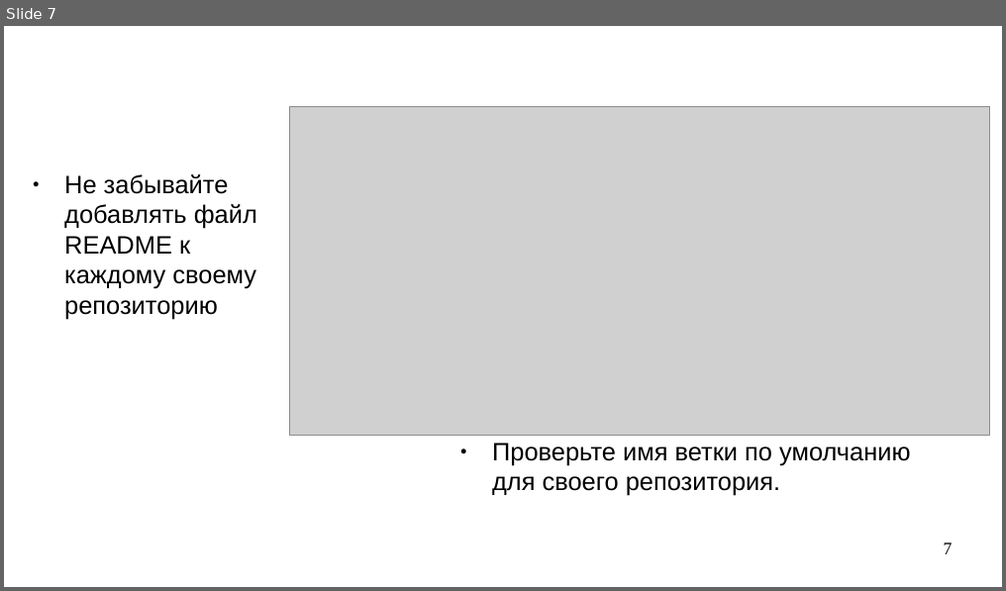
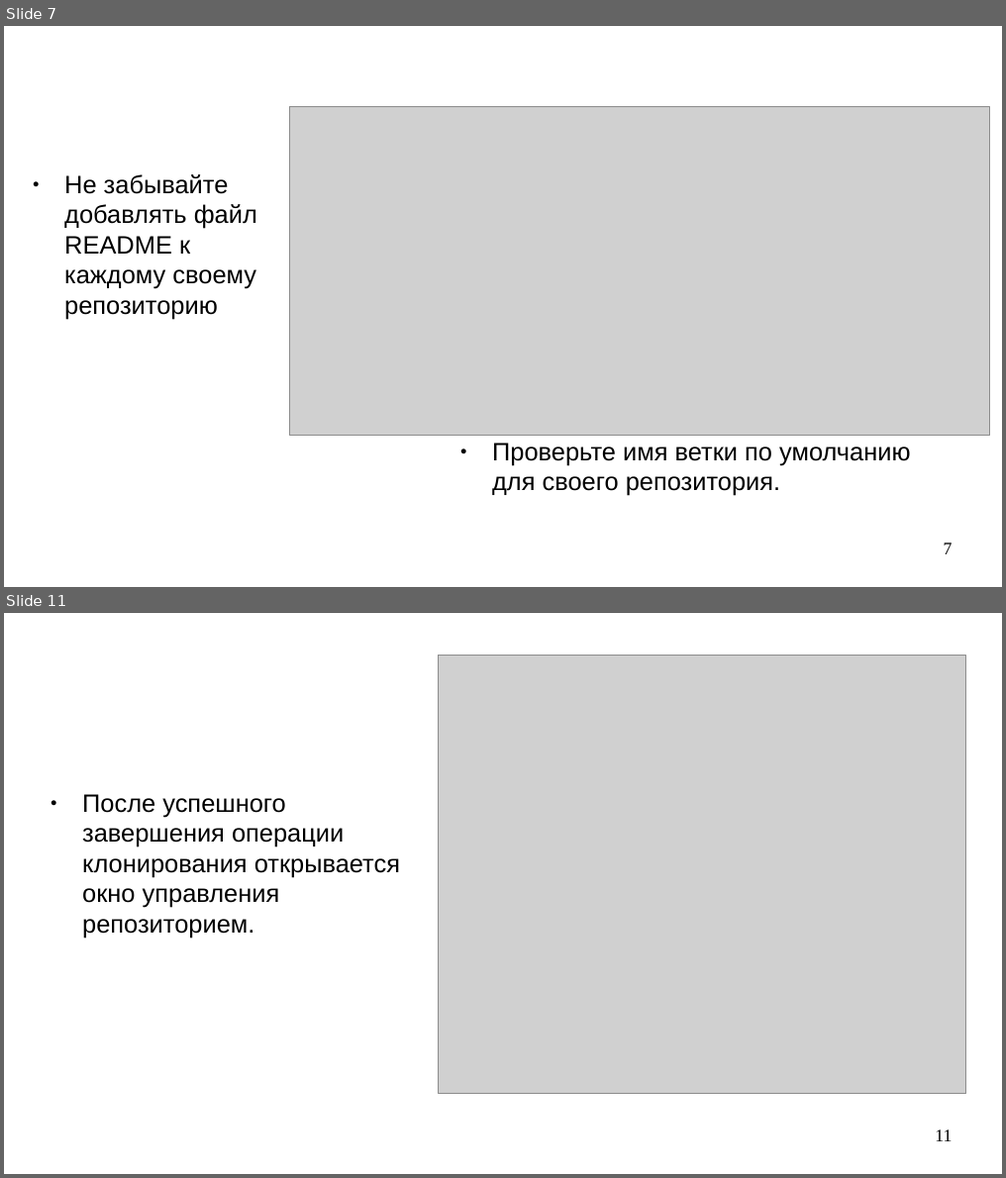
Before and after one commit to steelcraft/stud-lab, a slide deck: Практические занятия/Работа с Git.odp. Shown one above the other, each under a label of ours: slide 7 before the commit, slides 7 and 11 after it; the slides between them are not shown. The pictures are 1006x591 and 1006x1178 pixels, drawn with LibreOffice and Linux fonts; fonts in the diff are those of the drawing; grey boxes stand for pictures. Boxes give left, top, right and bottom in pixels: in the first picture for what was removed or moved away, otherwise in the second. Text is boxed around its words. In the diff, an @@ line names an element or a change of style, - is before the commit and + after.

```diff
--- a/Практические занятия/Работа с Git.odp
+++ b/Практические занятия/Работа с Git.odp
@@ slide 11 added at box(4, 613, 1002, 1174), background #FFFFFF @@
@@ picture added at box(439, 656, 966, 1095) @@
@@ text added at box(82, 794, 400, 938), 20 pt, text #000000 @@
+● После успешного завершения операции клонирования открывается окно управления репозиторием.
@@ page number added at box(935, 1130, 951, 1142), 14 pt, text #000000 @@
+11
```
Also in this commit, not shown: 1 slide changed, 3 other slides added.
